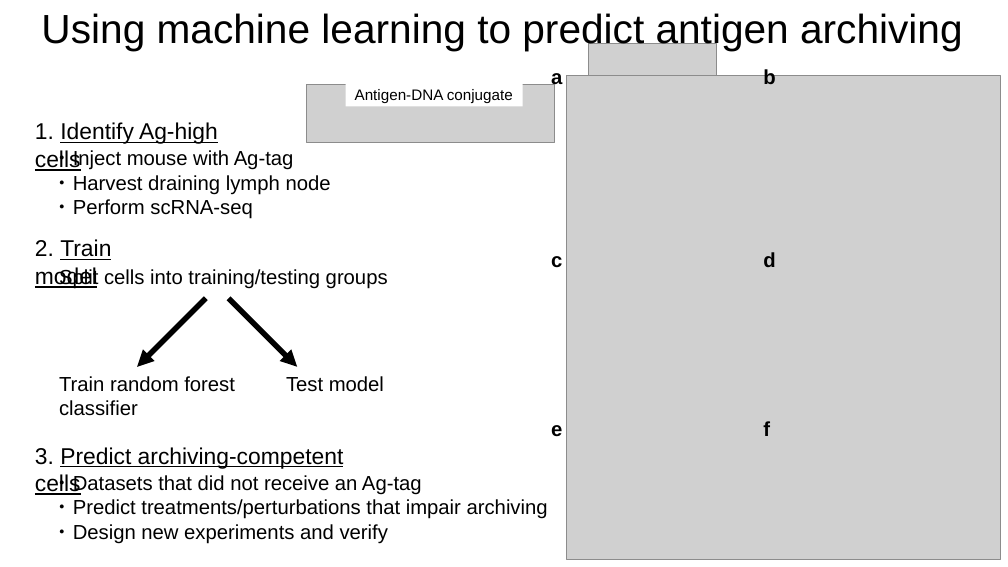
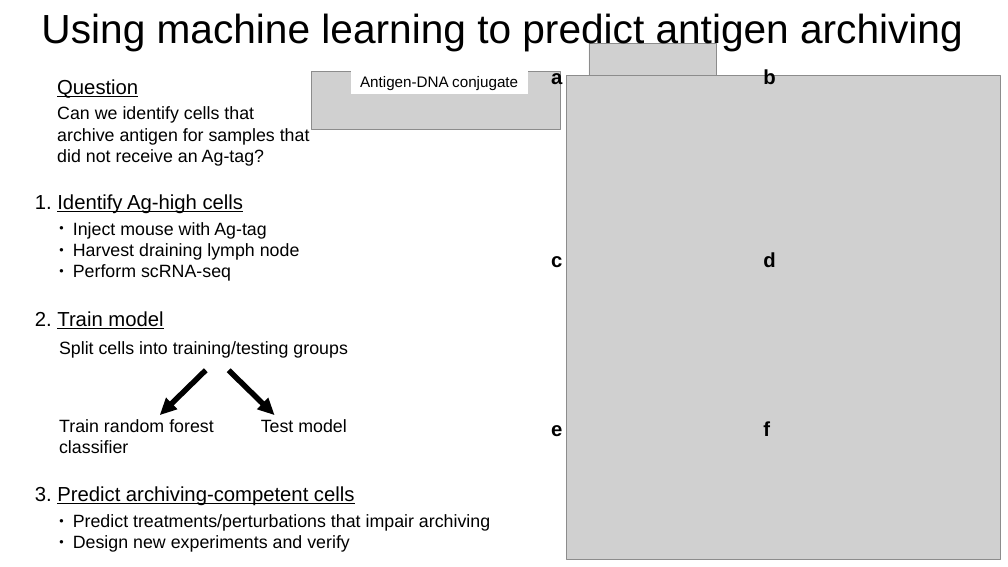
Before and after one commit to rnabioco/antigen-exchange, a slide deck: slide 1 of docs/2023-11-07_lab_meeting.pptx. Drawn at 1008x567 pixels with LibreOffice and Linux fonts; fonts in the diff are those of the drawing; grey boxes stand for pictures. Boxes give left, top, right and bottom in pixels: in the first picture for what was removed or moved away, otherwise in the second. Text is boxed around its words. In the diff, an @@ line names an element or a change of style, - is before the commit and + after.

Commit message:
more figures for talk

```diff
--- a/docs/2023-11-07_lab_meeting.pptx
+++ b/docs/2023-11-07_lab_meeting.pptx
@@ text added at bbox=[57, 79, 138, 98], 16 pt, text #000000, underline @@
+Question
@@ picture: place and size @@
-picture at bbox=[306, 84, 555, 143]
+picture at bbox=[312, 72, 561, 131]
@@ rectangle "Antigen-DNA conjugate": place and size @@
-rectangle "Antigen-DNA conjugate" at bbox=[346, 80, 523, 107]
+rectangle "Antigen-DNA conjugate" at bbox=[351, 68, 529, 94]
@@ text added at bbox=[57, 106, 310, 166], 14 pt, text #000000 @@
+Can we identify cells that
+archive antigen for samples that
+did not receive an Ag-tag?
@@ 4 texts: place and size @@
-4 texts at bbox=[35, 122, 388, 289]
+4 texts at bbox=[35, 194, 347, 358]
@@ size 18 to 16 pt in 3 elements at bbox=[35, 486, 355, 506], bbox=[35, 194, 244, 214], bbox=[35, 311, 163, 329] @@
@@ arrow moved from (137, 367) - (206, 298) to (160, 415) - (206, 370) @@
@@ arrow moved from (297, 367) - (229, 298) to (274, 415) - (229, 370) @@
@@ text "Train random forest": place and size @@
-text "Train random forest" at bbox=[59, 376, 235, 416]
+text "Train random forest" at bbox=[59, 419, 213, 453]
@@ text "Test model": place and size @@
-text "Test model" at bbox=[286, 376, 384, 392]
+text "Test model" at bbox=[261, 419, 346, 432]
@@ text "3. Predict archiving-competent cells": place and size @@
-text "3. Predict archiving-competent cells" at bbox=[35, 447, 344, 495]
+text "3. Predict archiving-competent cells" at bbox=[35, 486, 355, 506]
@@ text at bbox=[73, 475, 422, 495]: paragraph removed @@
-● Datasets that did not receive an Ag-tag
@@ text "Predict treatments/perturbations that impair archiving": place and size @@
-text "Predict treatments/perturbations that impair archiving" at bbox=[73, 475, 548, 544]
+text "Predict treatments/perturbations that impair archiving" at bbox=[73, 514, 490, 552]
@@ size 16 to 14 pt in 5 elements at bbox=[59, 419, 213, 453], bbox=[261, 419, 346, 432], bbox=[59, 341, 347, 358], bbox=[73, 222, 300, 281], bbox=[73, 514, 490, 552] @@
```
Also in this commit, not shown: 2 other files.
